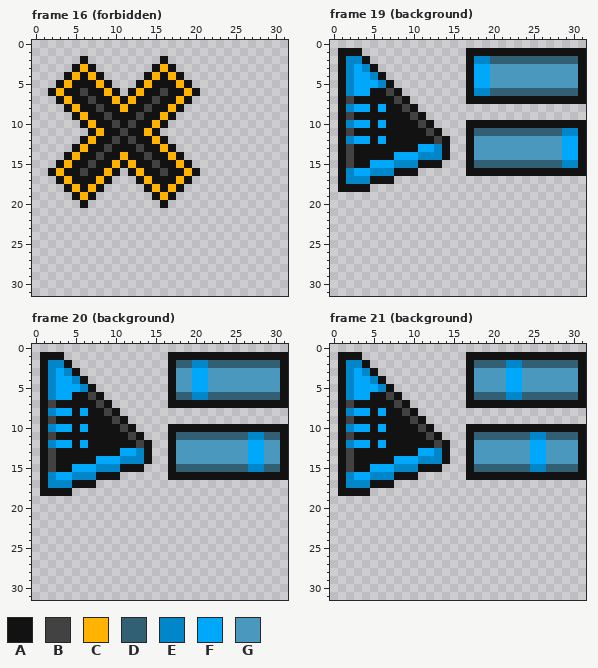
File history of a pixel-art file, ashe-cursor.ase. The picture above was drawn from the file before the commit.
32x32 pixels, 75 frames. Shown: frame 16 (forbidden), frame 19 (background), frame 20 (background), frame 21 (background). The commit also changed other frames, which this record leaves out.
Palette (. is transparent): A #121212  B #424242  C #ffb200  D #316075  E #0086c9  F #00a8fc  G #4b98bf
After:
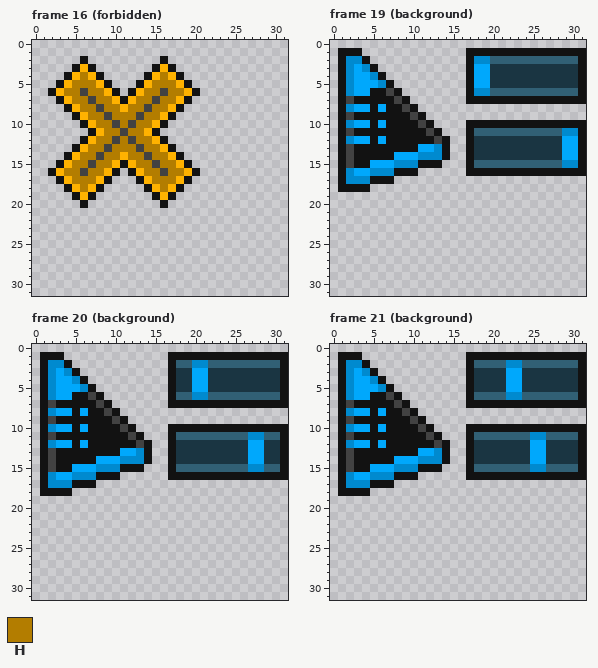
Colours new in this view: H #b37d00
From old to new:
{"colour":"E","old":"#0086c9","new":"#008acf"}
{"colour":"G","old":"#4b98bf","new":"#1a3542"}
{"where": "frame 16 (forbidden), layer \"Group 1 Copy Copy/Layer 2\""}
{"frame":16,"y":4,"x":6,"old":"A","new":"H"}
{"frame":16,"y":4,"x":16,"old":"A","new":"H"}
{"frame":16,"y":5,"x":5,"old":"AAA","new":"HHH"}
{"frame":16,"y":5,"x":15,"old":"AAA","new":"HHH"}
{"frame":16,"y":6,"x":4,"old":"AA","new":"HH"}
{"frame":16,"y":6,"x":7,"old":"AA","new":"HH"}
{"frame":16,"y":6,"x":14,"old":"AA","new":"HH"}
{"frame":16,"y":6,"x":17,"old":"AA","new":"HH"}
{"frame":16,"y":7,"x":5,"old":"AA","new":"HH"}
{"frame":16,"y":7,"x":8,"old":"AA","new":"HH"}
{"frame":16,"y":7,"x":13,"old":"AA","new":"HH"}
{"frame":16,"y":7,"x":16,"old":"AA","new":"HH"}
{"frame":16,"y":8,"x":6,"old":"AA","new":"HH"}
{"frame":16,"y":8,"x":9,"old":"AA","new":"HH"}
{"frame":16,"y":8,"x":12,"old":"AA","new":"HH"}
{"frame":16,"y":8,"x":15,"old":"AA","new":"HH"}
{"frame":16,"y":9,"x":7,"old":"AA","new":"HH"}
{"frame":16,"y":9,"x":10,"old":"AAA","new":"HHH"}
{"frame":16,"y":9,"x":14,"old":"AA","new":"HH"}
{"frame":16,"y":10,"x":8,"old":"AA","new":"HH"}
{"frame":16,"y":10,"x":11,"old":"A","new":"H"}
{"frame":16,"y":10,"x":13,"old":"AA","new":"HH"}
{"frame":16,"y":11,"x":9,"old":"AA","new":"HH"}
{"frame":16,"y":11,"x":12,"old":"AA","new":"HH"}
{"frame":16,"y":12,"x":8,"old":"AA","new":"HH"}
{"frame":16,"y":12,"x":11,"old":"A","new":"H"}
{"frame":16,"y":12,"x":13,"old":"AA","new":"HH"}
{"frame":16,"y":13,"x":7,"old":"AA","new":"HH"}
{"frame":16,"y":13,"x":10,"old":"AAA","new":"HHH"}
{"frame":16,"y":13,"x":14,"old":"AA","new":"HH"}
{"frame":16,"y":14,"x":6,"old":"AA","new":"HH"}
{"frame":16,"y":14,"x":9,"old":"AA","new":"HH"}
{"frame":16,"y":14,"x":12,"old":"AA","new":"HH"}
{"frame":16,"y":14,"x":15,"old":"AA","new":"HH"}
{"frame":16,"y":15,"x":5,"old":"AA","new":"HH"}
{"frame":16,"y":15,"x":8,"old":"AA","new":"HH"}
{"frame":16,"y":15,"x":13,"old":"AA","new":"HH"}
{"frame":16,"y":15,"x":16,"old":"AA","new":"HH"}
{"frame":16,"y":16,"x":4,"old":"AA","new":"HH"}
{"frame":16,"y":16,"x":7,"old":"AA","new":"HH"}
{"frame":16,"y":16,"x":14,"old":"AA","new":"HH"}
{"frame":16,"y":16,"x":17,"old":"AA","new":"HH"}
{"frame":16,"y":17,"x":5,"old":"AAA","new":"HHH"}
{"frame":16,"y":17,"x":15,"old":"AAA","new":"HHH"}
{"frame":16,"y":18,"x":6,"old":"A","new":"H"}
{"frame":16,"y":18,"x":16,"old":"A","new":"H"}
